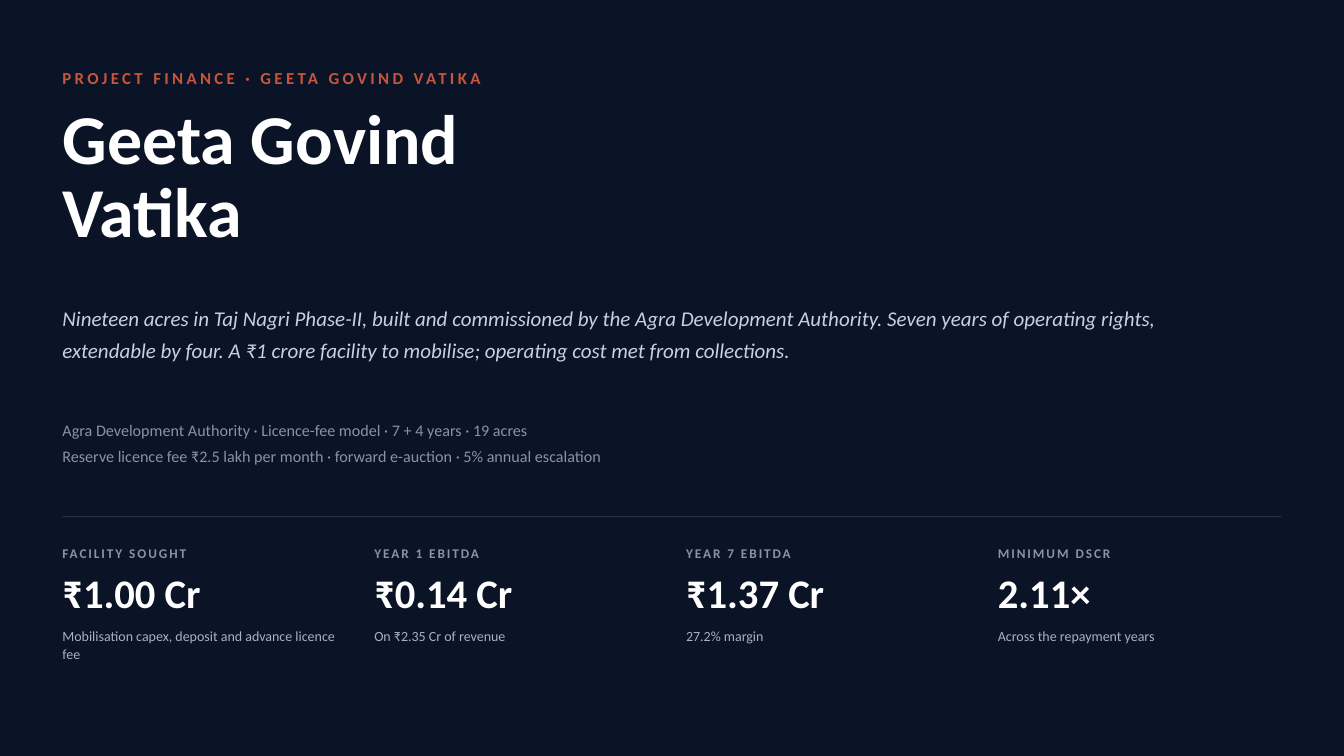
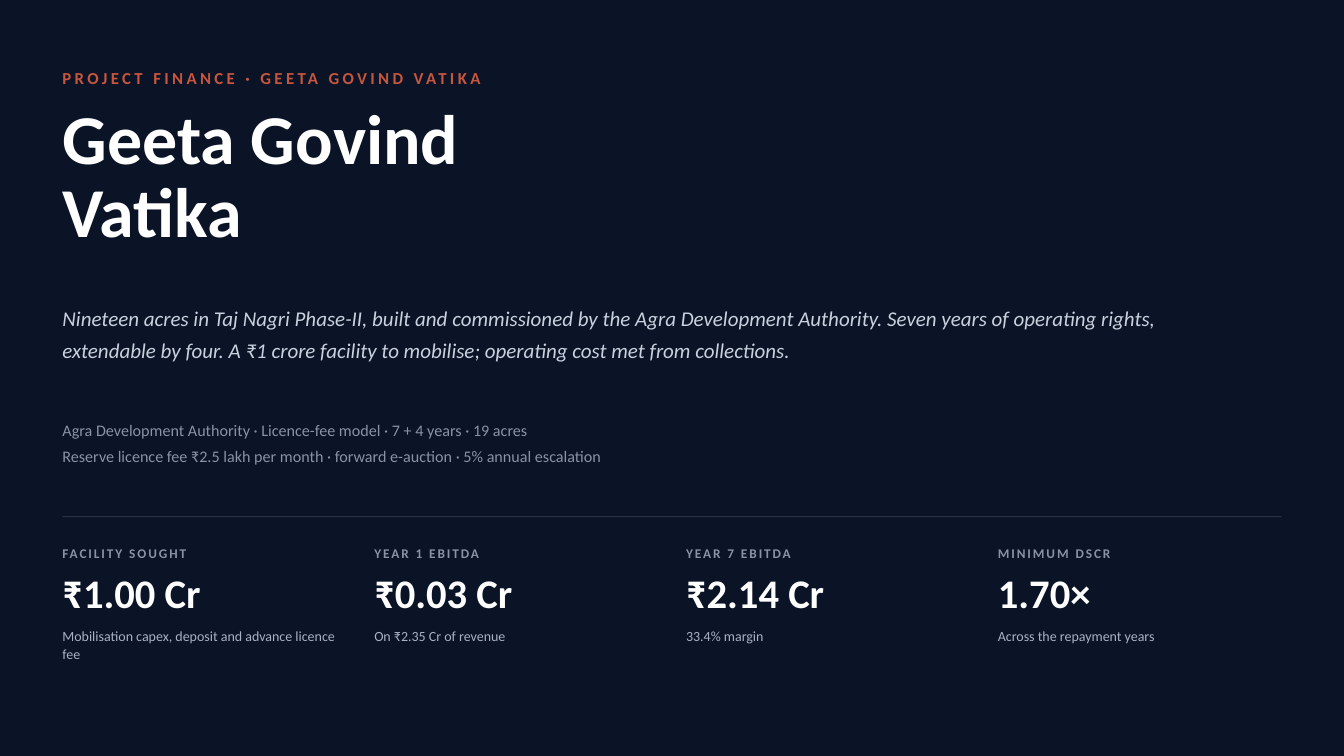
Before and after one commit to eodcfo/vappl-deck, a slide deck: slide 1 of pptx/EOD-Geeta-Govind-Vatika-Project-Finance.pptx. Drawn at 1344x756 pixels with LibreOffice and Linux fonts; fonts in the diff are those of the drawing. Boxes give left, top, right and bottom in pixels: in the first picture for what was removed or moved away, otherwise in the second. Text is boxed around its words. In the diff, an @@ line names an element or a change of style, - is before the commit and + after.

```diff
--- a/pptx/EOD-Geeta-Govind-Vatika-Project-Finance.pptx
+++ b/pptx/EOD-Geeta-Govind-Vatika-Project-Finance.pptx
@@ text at bbox=[374, 581, 512, 609]: text changed @@
-₹0.14 Cr
+₹0.03 Cr
@@ text at bbox=[686, 581, 824, 609]: text changed @@
-₹1.37 Cr
+₹2.14 Cr
@@ text at bbox=[998, 581, 1091, 609]: text changed @@
-2.11×
+1.70×
@@ text at bbox=[686, 631, 764, 644]: text changed @@
-27.2% margin
+33.4% margin
```
Also in this commit, not shown: 9 other slides changed, 1 slide added, 13 other files.
